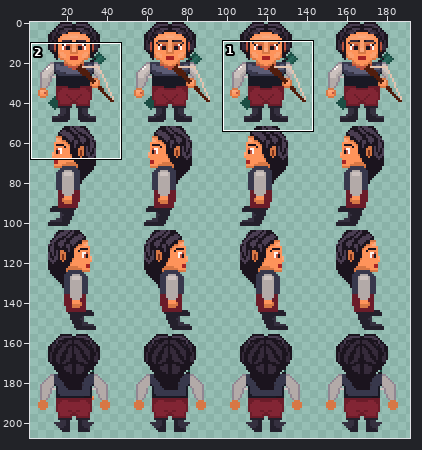
One commit to this pixel-art file: images/player.aseprite. Above, an overview of the earlier version with the close-up marked.
Close-up. Earlier state:
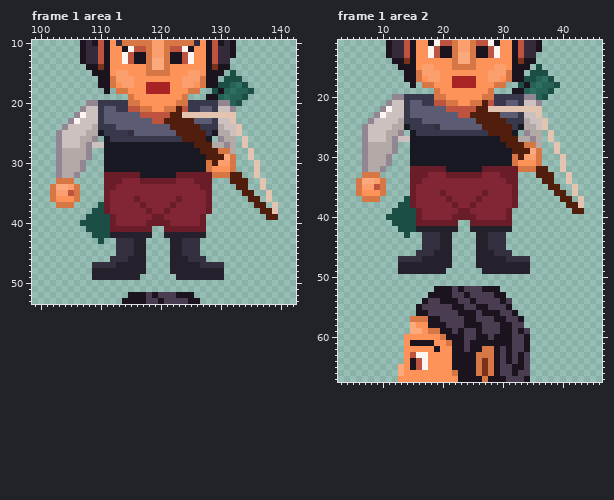
192x208 pixels, 1 frame. Shown: frame 1 area 1: x 99..142, y 10..53; frame 1 area 2: x 3..46, y 11..67. The wide view leaves out empty margins. The commit also changed other frames or places, which this record leaves out.
After:
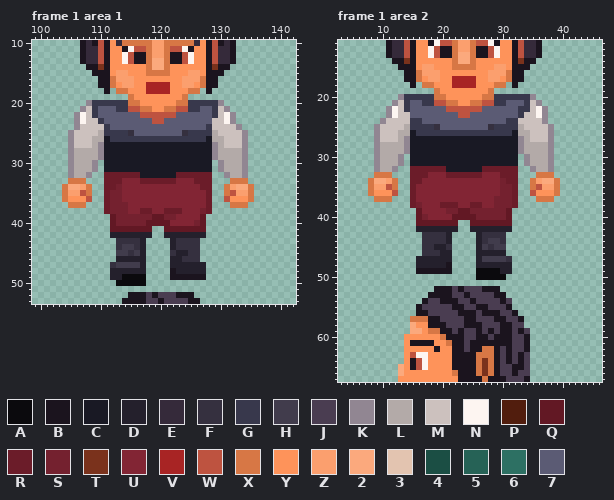
Palette (. is transparent): A #0b0a0d  B #1b141e  C #191924  D #24202c  E #352a3a  F #35303f  G #38384c  H #413c4c  J #4a3d51  K #918692  L #b3aaa8  M #ccc1be  N #fdf5f1  P #511d0d  Q #621824  R #6b1c29  S #74212f  T #7a321c  U #822534  V #a82424  W #be5340  X #d77745  Y #fe935a  Z #fb9f6e  2 #fba97d  3 #e3c4b0  4 #1b4e44  5 #266256  6 #2d7063  7 #5b5b74
The author wrote: Player South Walk animation.
Edits made:
--- frame 1 area 1
@@ x 99..142 @@
 12 ........BEEWBYYNWBBXZZXBBWNYYBWEEB..........
-13 ........BEEWBYYNWBBX22XBBWNYYBWEE...........
+13 ........BEEWBYYNWBBX22XBBWNYYBWEEB..........
 14 .........BBTBYYYYYYX22XYYYYYYBTBB...........
-15 ..........BBBYZZYYYXXXXYYYZZYBBB.4..........
-16 ...........BBXZZZYYYYYYYYZZZXBB.444.........
-17 ...........BBXYZZYYVVVVYYZZYXBB44564........
-18 ............B.XXYYYVVVVYYYXX..4B56554.......
-19 ................XYYYYYYYYX...BB56554........
-20 .........KKGGGGGXXYYYYYYXXGGGGGKK54.........
-21 ........KMMG77GGWWXXYYXXPWGG77GMMK..........
-22 .......KNMMG777777WWWWWPP333333333..........
-23 ......KNMMMG77777777WWPPPPP777GMM3..........
-24 .....KMMMMLGGG777777777PPPPPGGGLMM3.........
-25 ....KMMMMLLCGGGGF7777777PPPPPGCLLM3.........
-26 ....KMMMLLK.CGGGGGGGGGGGGPPPPC.KLL.3........
-27 ....KMMMLKMMCCCCCCCCCCCCCCCPPPLLKL.3........
-28 ....KLLLLK..CCCCCCCCCCCCCCCCPPPXXL..3.......
-29 ....KLLLLK..CCCCCCCCCCCCCCCCCPPP2X..3.......
-30 ....KLLLK...CCCCCCCCCCCCCCCCCXPZZX...3......
-31 ....KLLLK...CCCCCCCCCCCCCCCCCXYYYX...3......
-32 ....KLLK....RRRRRRCCCCCCRRRRRRXXXPP..3......
-33 ....XXX.....RRRUUURRRRRRUUURRR...PPP..3.....
-34 ...X22ZX....RRUUUUUUUUUUUUUURR....PP..3.....
-35 ...XZZWX....RUUUUUUUUUUUUUUUUR.....PP..3....
-36 ...XYYYX....RUUUURUUUUUURUUUUR......PP.3....
-37 ....XXX....4RUUUUURUUUURUUUUUR.......PP.3...
-38 ..........44RUUUUUURUURUUUUUUR........PP3...
-39 .........4444RUUUUUURRUUUUUUR..........PP...
-40 ........44444RUUUUURRRRUUUUUR...............
-41 .........4444RRRRRRR..RRRRRRR...............
-42 ..........444DDDDDDD..DDDDDDD...............
-43 ...........4..FFFDD....DDFFF................
-44 ..............FFFDD....DDFFF................
-45 ..............FFFDD....DDFFF................
-46 .............FFFDDD....DDDFFF...............
-47 ..........FFFFDDDDD....DDDDDFFFF............
-48 ..........DDDDDDDDD....DDDDDDDDD............
-49 ..........DDDDDDDD......DDDDDDDD............
-50 ............................................
+15 ..........BBBYZZYYYXXXXYYYZZYBBB............
+16 ...........BBXZZZYYYYYYYYZZZXBB.............
+17 ...........BBXYZZYYVVVVYYZZYXBB.............
+18 ............B.XXYYYVVVVYYYXX.B..............
+19 ................XYYYYYYYYX..................
+20 .........KGGGGGGXXYYYYYYXXGGGGGK............
+21 ........KMG777GGWWXXYYXXWWGG77GMK...........
+22 .......KNMG7777777WWWWWW777777GMNK..........
+23 .......KNMMG77777777WW77777777MMNK..........
+24 .......KMMMMG7777777777777777GMMMMK.........
+25 ......KMMMMLGGGGF77777777FGGGGLMMMMK........
+26 ......KMMMLLCGGGGGGGGGGGGGGGGCLLMMMK........
+27 ......KMMMLKCCCCCCCCCCCCCCCCCCKLMMMK........
+28 ......KLLLLKCCCCCCCCCCCCCCCCCCKLLLLK........
+29 ......KLLLLKCCCCCCCCCCCCCCCCCCKLLLLK........
+30 ......KLLLK.CCCCCCCCCCCCCCCCCC.KLLLK........
+31 ......KLLLK.CCCCCCCCCCCCCCCCCC.KLLLK........
+32 ......KLLK..RRRRRRCCCCCCRRRRRR..KLLK........
+33 ......XXX...RRRUUURRRRRRUUURRR...XXX........
+34 .....X22ZX..RRSUUUUUUUUUUUUURR..XZ22X.......
+35 .....XZZWX..RSSUUUUUUUUUUUUUUR..XWZZX.......
+36 .....XYYYW..RSSUUUUUUUUUUUUUUR..WYYYX.......
+37 ......XXX...RSSSUUUUUUUUUUUUUR...XXX........
+38 ............RSSSUURRUURRRUUUSR..............
+39 .............QSSSSSSQQSSUUUUQ...............
+40 .............QSSSSSQQQQUUUUSQ...............
+41 .............QQQQQQQ..QQQQQQQ...............
+42 .............DDDDDDD..DDDDDDD...............
+43 ..............FFFFD....DFFFF................
+44 ..............FHHFD....DFFFF................
+45 ..............HHFHD....FDDFF................
+46 ..............DDDDD....DDFFF................
+47 .............FHHHHD....DDDDDD...............
+48 .............DDDDDD....BDDDDD...............
+49 .............DDAAAA....BBBBBB...............
+50 ..............AAAAA.........................
 51 ............................................
--- frame 1 area 2
@@ x 3..46 @@
 12 ........BEEWBYYNWBBXZZXBBWNYYBWEEB..........
-13 ........BEEWBYYNWBBX22XBBWNYYBWEE...........
+13 ........BEEWBYYNWBBX22XBBWNYYBWEEB..........
 14 .........BBTBYYYYYYX22XYYYYYYBTBB...........
-15 ..........BBBYZZYYYXXXXYYYZZYBBB.4..........
-16 ...........BBXZZZYYYYYYYYZZZXBB.444.........
-17 ...........BBXYZZYYVVVVYYZZYXBB44564........
-18 ............B.XXYYYVVVVYYYXX..4B56554.......
-19 ................XYYYYYYYYX...BB56554........
-20 .........KKGGGGGXXYYYYYYXXGGGGGKK54.........
-21 ........KMMG77GGWWXXYYXXPWGG77GMMK..........
-22 .......KNMMG777777WWWWWPP333333333..........
-23 ......KNMMMG77777777WWPPPPP777GMM3..........
-24 .....KMMMMLGGG777777777PPPPPGGGLMM3.........
-25 ....KMMMMLLCGGGGF7777777PPPPPGCLLM3.........
-26 ....KMMMLLK.CGGGGGGGGGGGGPPPPC.KLL.3........
-27 ....KMMMLKMMCCCCCCCCCCCCCCCPPPLLKL.3........
-28 ....KLLLLK..CCCCCCCCCCCCCCCCPPPXXL..3.......
-29 ....KLLLLK..CCCCCCCCCCCCCCCCCPPP2X..3.......
-30 ....KLLLK...CCCCCCCCCCCCCCCCCXPZZX...3......
-31 ....KLLLK...CCCCCCCCCCCCCCCCCXYYYX...3......
-32 ....KLLK....RRRRRRCCCCCCRRRRRRXXXPP..3......
-33 ....XXX.....RRRUUURRRRRRUUURRR...PPP..3.....
-34 ...X22ZX....RRUUUUUUUUUUUUUURR....PP..3.....
-35 ...XZZWX....RUUUUUUUUUUUUUUUUR.....PP..3....
-36 ...XYYYX....RUUUURUUUUUURUUUUR......PP.3....
-37 ....XXX....4RUUUUURUUUURUUUUUR.......PP.3...
-38 ..........44RUUUUUURUURUUUUUUR........PP3...
-39 .........4444RUUUUUURRUUUUUUR..........PP...
-40 ........44444RUUUUURRRRUUUUUR...............
-41 .........4444RRRRRRR..RRRRRRR...............
-42 ..........444DDDDDDD..DDDDDDD...............
-43 ...........4..FFFDD....DDFFF................
-44 ..............FFFDD....DDFFF................
-45 ..............FFFDD....DDFFF................
-46 .............FFFDDD....DDDFFF...............
-47 ..........FFFFDDDDD....DDDDDFFFF............
-48 ..........DDDDDDDDD....DDDDDDDDD............
-49 ..........DDDDDDDD......DDDDDDDD............
-50 ............................................
+15 ..........BBBYZZYYYXXXXYYYZZYBBB............
+16 ...........BBXZZZYYYYYYYYZZZXBB.............
+17 ...........BBXYZZYYVVVVYYZZYXBB.............
+18 ............B.XXYYYVVVVYYYXX.B..............
+19 ................XYYYYYYYYX..................
+20 ..........KGGGGGXXYYYYYYXXGGGGGGK...........
+21 .........KMG77GGWWXXYYXXWWGG777GMK..........
+22 ........KNMG777777WWWWWW777777GGMNK.........
+23 ........KNMM77777777WW77777777GMMNK.........
+24 .......KMMMMGG77777777777777GGMMMMK.........
+25 ......KMMMMLGGGGF77777777FGGGGLMMMMK........
+26 ......KMMMLLCGGGGGGGGGGGGGGGGCLLMMMK........
+27 ......KMMMLKCCCCCCCCCCCCCCCCCCKLMMMK........
+28 ......KLLLLKCCCCCCCCCCCCCCCCCCKLLLLK........
+29 ......KLLLLKCCCCCCCCCCCCCCCCCCKLLLLK........
+30 ......KLLLK.CCCCCCCCCCCCCCCCCC.KLLLK........
+31 ......KLLLK.CCCCCCCCCCCCCCCCCC.KLLLK........
+32 ......KLLK..RRRRRRCCCCCCRRRRRR..KLLK........
+33 ......XXX...RRRUUURRRRRRUUURRR...XXX........
+34 .....X22ZX..RRUUUUUUUUUUUUUSRR..XZ22X.......
+35 .....XZZWX..RUUUUUUUUUUUUUUSSR..XWZZX.......
+36 .....XYYYW..RUUUUUUUUUUUUUUSSR..WYYYX.......
+37 ......XXX...RUUUUUUUUUUUUUSSSR...XXX........
+38 ............RSUUURRRUURRUUSSSR..............
+39 .............QUUUUSSQQSSSSSSQ...............
+40 .............QSUUUUQQQQSSSSSQ...............
+41 .............QQQQQQQ..QQQQQQQ...............
+42 .............DDDDDDD..DDDDDDD...............
+43 ..............FFFFD....DFFFF................
+44 ..............FFFFD....DFHHF................
+45 ..............FFDDF....DHFHH................
+46 ..............FFFDD....DDDDD................
+47 .............DDDDDD....DHHHHF...............
+48 .............DDDDDB....DDDDDD...............
+49 .............BBBBBB....AAAADD...............
+50 .......................AAAAA................
 51 ............................................
@@ x 26..30 @@
 58 BJJJB
-59 BJJJB
+59 BJBJB
 60 BBJBB
